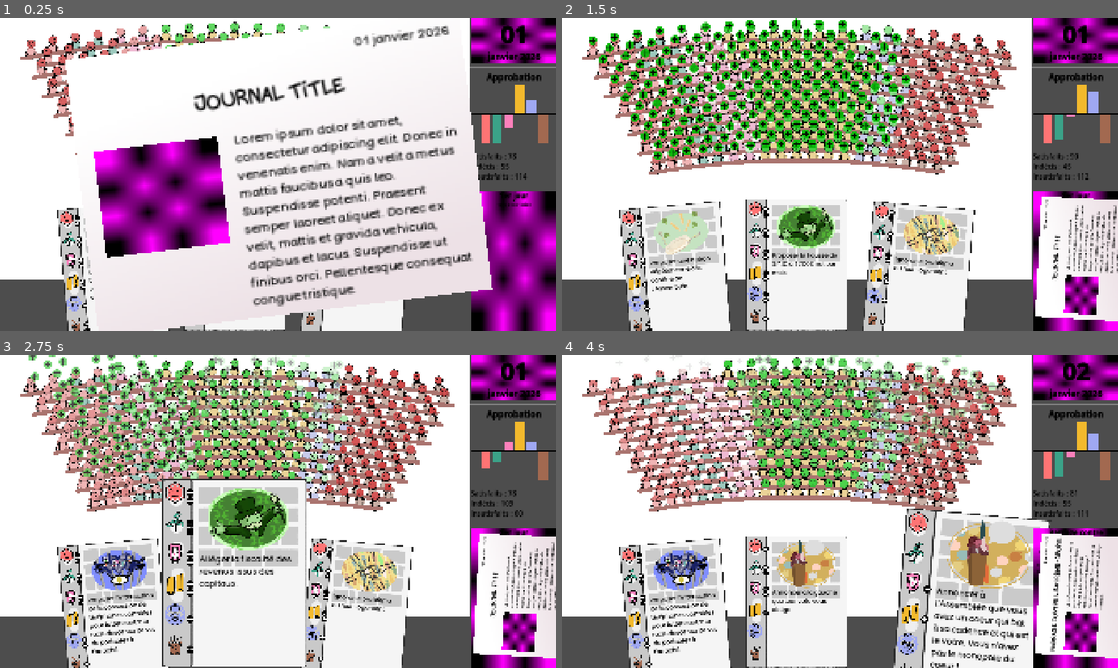
Above: before the commit, frames 1-4 (two rows, left to right).
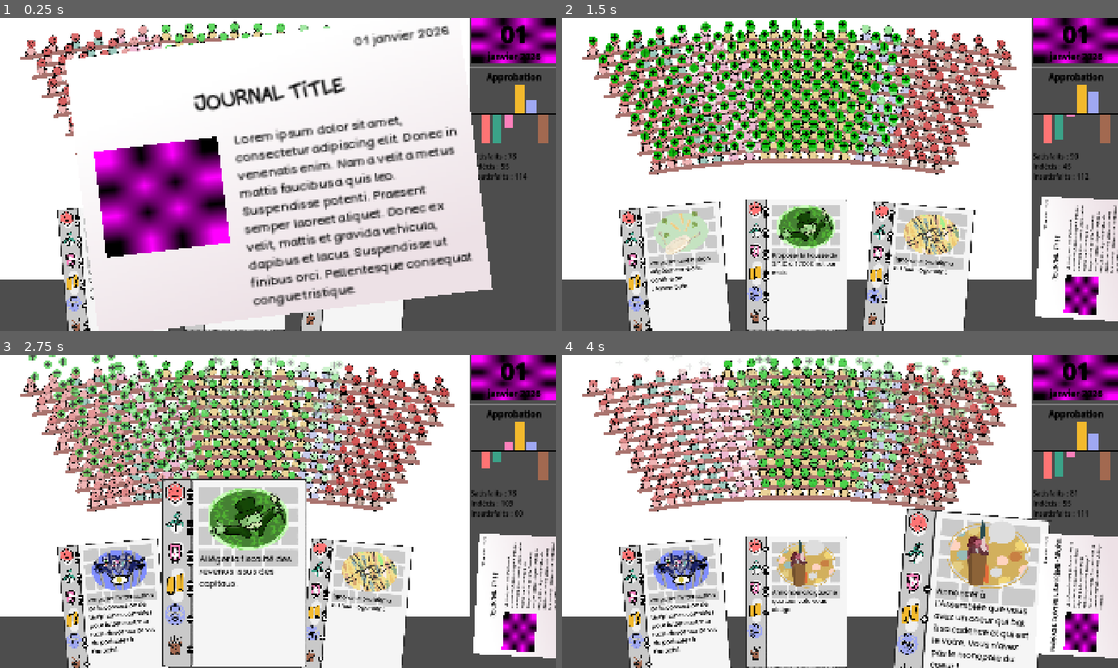
Above: after the commit, the same moments.

Repository: remimorvan/assemblee-nationale-simulator
Game: Godot game, scene res://scenes/game.tscn
The game is run twice, just before and just after one commit, with the same random seed, the same clock (stepped at 60 frames per second) and the same inputs.
Inputs (mouse positions are in pixels of both pictures, inside the frame that each line leads up to):
- Up to frame 1 (0.25 s): no input
- Up to frame 2 (1.5 s): tap Enter at 0.5 s; move the mouse to (1073, 115) at 0.52 s; click (1073, 115) at 0.67 s; tap Space at 1.25 s; move the mouse to (673, 271) at 1.27 s; click (673, 271) at 1.42 s
- Up to frame 3 (2.75 s): move the mouse to (233, 602) at 2.02 s; click (233, 602) at 2.17 s
- Up to frame 4 (4 s): move the mouse to (917, 608) at 2.77 s; click (917, 608) at 2.92 s; move the mouse to (967, 608) at 3.52 s; click (967, 608) at 3.67 s

The runs differ from the first frame. In frame 1, 5.9% of the frame differs, in the area x 84-100%, y 55-100%; in frame 2, 1.3%; in frame 3, 1.3%; in frame 4, 1.3%.

Commit message:
Journal -> JournalLarge

Diff:
--- a/scenes/game.tscn
+++ b/scenes/game.tscn
@@ -1,12 +1,11 @@
-[gd_scene load_steps=9 format=3 uid="uid://velnx8vw6r6u"]
+[gd_scene load_steps=8 format=3 uid="uid://velnx8vw6r6u"]
 
 [ext_resource type="PackedScene" uid="uid://bf3fndiyasfyq" path="res://scenes/player.tscn" id="1_uwrxv"]
 [ext_resource type="PackedScene" uid="uid://d1voxmvhe7xmt" path="res://scenes/hemicycle.tscn" id="2_yqjtg"]
-[ext_resource type="PackedScene" uid="uid://didoyh5qajy65" path="res://scenes/journal.tscn" id="3_iywne"]
 [ext_resource type="PackedScene" uid="uid://bqeoj11e5kq1" path="res://scenes/deck.tscn" id="3_lnu2h"]
 [ext_resource type="PackedScene" path="res://scenes/plot.tscn" id="4_lbhrr"]
-[ext_resource type="PackedScene" uid="uid://cpdinrv8yds4b" path="res://scenes/journal_large.tscn" id="6_p57ef"]
-[ext_resource type="Script" uid="uid://dmafeh1bsc5qf" path="res://scripts/journal_large.gd" id="7_u5sy4"]
+[ext_resource type="PackedScene" uid="uid://cpdinrv8yds4b" path="res://scenes/journal.tscn" id="6_p57ef"]
+[ext_resource type="Script" uid="uid://dmafeh1bsc5qf" path="res://scripts/journal.gd" id="7_u5sy4"]
 
 [sub_resource type="PlaceholderTexture2D" id="PlaceholderTexture2D_lnu2h"]
 
@@ -80,15 +79,12 @@
 custom_minimum_size = Vector2(0, 20)
 layout_mode = 2
 
-[node name="Journal" parent="HBoxContainer/VBoxContainer" instance=ExtResource("3_iywne")]
-layout_mode = 2
-
 [node name="Deck" parent="." instance=ExtResource("3_lnu2h")]
 
 [node name="Player" parent="." instance=ExtResource("1_uwrxv")]
 z_as_relative = false
 
-[node name="JournalLarge" parent="." instance=ExtResource("6_p57ef")]
+[node name="Journal" parent="." instance=ExtResource("6_p57ef")]
 z_index = 4096
 position = Vector2(960, 540)
 scale = Vector2(2.3, 2.3)
--- a/scenes/journal.tscn
+++ b/scenes/journal.tscn
@@ -1,55 +1,98 @@
-[gd_scene load_steps=3 format=3 uid="uid://didoyh5qajy65"]
+[gd_scene load_steps=11 format=3 uid="uid://cpdinrv8yds4b"]
 
-[ext_resource type="Script" uid="uid://cluw0womslnip" path="res://scripts/journal.gd" id="1_shkwb"]
+[ext_resource type="FontFile" uid="uid://usk4ucaxtgwp" path="res://assets/card/Monicacomic.ttf" id="2_ha22r"]
+[ext_resource type="FontFile" uid="uid://0pyo548st5e1" path="res://assets/card/BadComic-Regular.ttf" id="3_hlh6y"]
+[ext_resource type="AudioStream" uid="uid://cl3byex3m3brk" path="res://assets/sounds/JDSherbert - Tabletop Games SFX Pack - Paper Flip - 1.mp3" id="3_t4w66"]
 
-[sub_resource type="PlaceholderTexture2D" id="PlaceholderTexture2D_5bwne"]
+[sub_resource type="GDScript" id="GDScript_qysr8"]
+script/source = "extends Node2D
 
-[node name="Journal" type="Control"]
-z_index = 1000
-z_as_relative = false
-layout_mode = 3
-anchors_preset = 15
-anchor_right = 1.0
-anchor_bottom = 1.0
-grow_horizontal = 2
-grow_vertical = 2
-size_flags_horizontal = 3
-size_flags_vertical = 3
-script = ExtResource("1_shkwb")
 
-[node name="RichTextLabel" type="RichTextLabel" parent="."]
-clip_contents = false
-layout_mode = 1
-anchors_preset = 15
-anchor_right = 1.0
-anchor_bottom = 1.0
-grow_horizontal = 2
-grow_vertical = 2
-bbcode_enabled = true
-text = "[center][color=black][font_size=25][b]1er jour
-[/b]Description"
-fit_content = true
 
-[node name="Background" type="TextureRect" parent="."]
-z_index = -1
-layout_mode = 1
-anchors_preset = 15
-anchor_right = 1.0
-anchor_bottom = 1.0
-grow_horizontal = 2
-grow_vertical = 2
-texture = SubResource("PlaceholderTexture2D_5bwne")
-expand_mode = 5
+func _on_input_event(viewport: Node, event: InputEvent, shape_idx: int) -> void:
+	pass # Replace with function body.
+"
 
-[node name="Image" type="TextureRect" parent="."]
-layout_mode = 1
-anchors_preset = 7
-anchor_left = 0.5
-anchor_top = 1.0
-anchor_right = 0.5
-anchor_bottom = 1.0
-offset_left = -20.0
-offset_top = -40.0
-offset_right = 20.0
-grow_horizontal = 2
-grow_vertical = 0
+[sub_resource type="RectangleShape2D" id="RectangleShape2D_t4w66"]
+size = Vector2(594.421, 418.561)
+
+[sub_resource type="Gradient" id="Gradient_iyd0d"]
+colors = PackedColorArray(0.929412, 0.882353, 0.901961, 1, 1, 1, 1, 1)
+
+[sub_resource type="GradientTexture2D" id="GradientTexture2D_41jfq"]
+gradient = SubResource("Gradient_iyd0d")
+fill_from = Vector2(0.600427, 0.944444)
+fill_to = Vector2(0.307692, 0.162393)
+
+[sub_resource type="ViewportTexture" id="ViewportTexture_ovxar"]
+
+[sub_resource type="LabelSettings" id="LabelSettings_fiay6"]
+line_spacing = 0.0
+font = ExtResource("2_ha22r")
+font_size = 38
+font_color = Color(0, 0, 0, 1)
+
+[sub_resource type="LabelSettings" id="LabelSettings_qqwlt"]
+line_spacing = 2.0
+font = ExtResource("3_hlh6y")
+font_size = 20
+font_color = Color(0, 0, 0, 1)
+
+[node name="JournalLarge" type="Area2D"]
+process_mode = 3
+rotation = -0.122173
+script = SubResource("GDScript_qysr8")
+
+[node name="CollisionShape2D" type="CollisionShape2D" parent="."]
+position = Vector2(0.55715, -0.435379)
+scale = Vector2(1, 1)
+shape = SubResource("RectangleShape2D_t4w66")
+
+[node name="TextureRect" type="TextureRect" parent="."]
+offset_left = -297.0
+offset_top = -210.0
+offset_right = 298.0
+offset_bottom = 209.0
+texture = SubResource("GradientTexture2D_41jfq")
+
+[node name="image" type="TextureRect" parent="."]
+offset_left = -270.67
+offset_top = -68.4969
+offset_right = -84.0029
+offset_bottom = 91.5031
+texture = SubResource("ViewportTexture_ovxar")
+
+[node name="title" type="Label" parent="."]
+offset_left = -282.0
+offset_top = -167.0
+offset_right = 288.0
+offset_bottom = -78.0
+text = "Journal title"
+label_settings = SubResource("LabelSettings_fiay6")
+horizontal_alignment = 1
+vertical_alignment = 1
+autowrap_mode = 3
+
+[node name="content" type="Label" parent="."]
+offset_left = -61.0
+offset_top = -73.0
+offset_right = 278.0
+offset_bottom = 192.0
+text = "Lorem ipsum dolor sit amet, consectetur adipiscing elit. Donec in venenatis enim. Nam a velit a metus mattis faucibus a quis leo. Suspendisse potenti. Praesent semper laoreet aliquet. Donec ex velit, mattis et gravida vehicula, dapibus et lacus. Suspendisse ut finibus orci. Pellentesque consequat congue tristique."
+label_settings = SubResource("LabelSettings_qqwlt")
+autowrap_mode = 3
+
+[node name="date" type="Label" parent="."]
+offset_left = 131.731
+offset_top = -197.955
+offset_right = 280.731
+offset_bottom = -172.955
+text = "01 janvier 2026"
+label_settings = SubResource("LabelSettings_qqwlt")
+horizontal_alignment = 2
+autowrap_mode = 3
+
+[node name="JournalSound" type="AudioStreamPlayer2D" parent="."]
+stream = ExtResource("3_t4w66")
+
+[connection signal="input_event" from="." to="." method="_on_input_event"]
--- a/scenes/journal_large.tscn
+++ /dev/null
@@ -1,98 +0,0 @@
-[gd_scene load_steps=11 format=3 uid="uid://cpdinrv8yds4b"]
-
-[ext_resource type="FontFile" uid="uid://usk4ucaxtgwp" path="res://assets/card/Monicacomic.ttf" id="2_ha22r"]
-[ext_resource type="FontFile" uid="uid://0pyo548st5e1" path="res://assets/card/BadComic-Regular.ttf" id="3_hlh6y"]
-[ext_resource type="AudioStream" uid="uid://cl3byex3m3brk" path="res://assets/sounds/JDSherbert - Tabletop Games SFX Pack - Paper Flip - 1.mp3" id="3_t4w66"]
-
-[sub_resource type="GDScript" id="GDScript_qysr8"]
-script/source = "extends Node2D
-
-
-
-func _on_input_event(viewport: Node, event: InputEvent, shape_idx: int) -> void:
-	pass # Replace with function body.
-"
-
-[sub_resource type="RectangleShape2D" id="RectangleShape2D_t4w66"]
-size = Vector2(594.421, 418.561)
-
-[sub_resource type="Gradient" id="Gradient_iyd0d"]
-colors = PackedColorArray(0.929412, 0.882353, 0.901961, 1, 1, 1, 1, 1)
-
-[sub_resource type="GradientTexture2D" id="GradientTexture2D_41jfq"]
-gradient = SubResource("Gradient_iyd0d")
-fill_from = Vector2(0.600427, 0.944444)
-fill_to = Vector2(0.307692, 0.162393)
-
-[sub_resource type="ViewportTexture" id="ViewportTexture_ovxar"]
-
-[sub_resource type="LabelSettings" id="LabelSettings_fiay6"]
-line_spacing = 0.0
-font = ExtResource("2_ha22r")
-font_size = 38
-font_color = Color(0, 0, 0, 1)
-
-[sub_resource type="LabelSettings" id="LabelSettings_qqwlt"]
-line_spacing = 2.0
-font = ExtResource("3_hlh6y")
-font_size = 20
-font_color = Color(0, 0, 0, 1)
-
-[node name="JournalLarge" type="Area2D"]
-process_mode = 3
-rotation = -0.122173
-script = SubResource("GDScript_qysr8")
-
-[node name="CollisionShape2D" type="CollisionShape2D" parent="."]
-position = Vector2(0.55715, -0.435379)
-scale = Vector2(1, 1)
-shape = SubResource("RectangleShape2D_t4w66")
-
-[node name="TextureRect" type="TextureRect" parent="."]
-offset_left = -297.0
-offset_top = -210.0
-offset_right = 298.0
-offset_bottom = 209.0
-texture = SubResource("GradientTexture2D_41jfq")
-
-[node name="image" type="TextureRect" parent="."]
-offset_left = -270.67
-offset_top = -68.4969
-offset_right = -84.0029
-offset_bottom = 91.5031
-texture = SubResource("ViewportTexture_ovxar")
-
-[node name="title" type="Label" parent="."]
-offset_left = -282.0
-offset_top = -167.0
-offset_right = 288.0
-offset_bottom = -78.0
-text = "Journal title"
-label_settings = SubResource("LabelSettings_fiay6")
-horizontal_alignment = 1
-vertical_alignment = 1
-autowrap_mode = 3
-
-[node name="content" type="Label" parent="."]
-offset_left = -61.0
-offset_top = -73.0
-offset_right = 278.0
-offset_bottom = 192.0
-text = "Lorem ipsum dolor sit amet, consectetur adipiscing elit. Donec in venenatis enim. Nam a velit a metus mattis faucibus a quis leo. Suspendisse potenti. Praesent semper laoreet aliquet. Donec ex velit, mattis et gravida vehicula, dapibus et lacus. Suspendisse ut finibus orci. Pellentesque consequat congue tristique."
-label_settings = SubResource("LabelSettings_qqwlt")
-autowrap_mode = 3
-
-[node name="date" type="Label" parent="."]
-offset_left = 131.731
-offset_top = -197.955
-offset_right = 280.731
-offset_bottom = -172.955
-text = "01 janvier 2026"
-label_settings = SubResource("LabelSettings_qqwlt")
-horizontal_alignment = 2
-autowrap_mode = 3
-
-[node name="JournalSound" type="AudioStreamPlayer2D" parent="."]
-stream = ExtResource("3_t4w66")
-
-[connection signal="input_event" from="." to="." method="_on_input_event"]
--- a/scripts/journal.gd
+++ b/scripts/journal.gd
@@ -1,15 +1,39 @@
-extends Control
+extends Area2D
 
-@onready var Text: Control = $RichTextLabel
+@onready var Title: Label = $title
+@onready var Content: Label = $content
+@onready var Date: Label = $date
+@onready var Illustration: TextureRect = $image
+@onready var Player: Node2D = $"../Player"
 
-func _ready() -> void:
-	update("1er jour","1ere description","")
-
-func update(title: String, desc: String, image_name: String):
-	Text.bbcode_text = "[center][color=black][font_size=25][b]%s
-[/b][font_size=15]%s" % [title,desc]
+func update(title: String, desc: String, image_name: String, day: int):
+	Title.text = title
+	Content.text = desc
+	Date.text = str(day)+" janvier 2026"
 	var image_path = "res://assets/card/illustrations/"+image_name
 	if ResourceLoader.exists(image_path):
-		$Image.texture = load(image_path)
+		Illustration.texture = load(image_path)
 	else:
 		print("Texture not found: " + image_path)
+
+func show_journal() -> void:
+	Player.is_journal_showed = true
+	self.position = get_viewport().get_visible_rect().size/2
+	self.scale = Vector2(2.3, 2.3)
+	self.rotation_degrees = -7
+	$"JournalSound".play()
+
+func hide_journal() -> void:
+	self.scale = Vector2(0.7, 0.7)
+	self.position.x = 1790
+	self.position.y = 830
+	self.rotation_degrees = -87
+	Player.is_journal_showed = false
+	$"JournalSound".play()
+
+func _on_input_event(viewport: Node, event: InputEvent, shape_idx: int) -> void:
+	if event is InputEventMouseButton and event.is_pressed() and event.button_index == MOUSE_BUTTON_LEFT:
+		if Player.is_journal_showed:
+			hide_journal()
+		else:
+			show_journal()
--- a/scripts/journal_large.gd
+++ /dev/null
@@ -1,39 +0,0 @@
-extends Area2D
-
-@onready var Title: Label = $title
-@onready var Content: Label = $content
-@onready var Date: Label = $date
-@onready var Illustration: TextureRect = $image
-@onready var Player: Node2D = $"../Player"
-
-func update(title: String, desc: String, image_name: String, day: int):
-	Title.text = title
-	Content.text = desc
-	Date.text = str(day)+" janvier 2026"
-	var image_path = "res://assets/card/illustrations/"+image_name
-	if ResourceLoader.exists(image_path):
-		Illustration.texture = load(image_path)
-	else:
-		print("Texture not found: " + image_path)
-
-func show_journal() -> void:
-	Player.is_journal_showed = true
-	self.position = get_viewport().get_visible_rect().size/2
-	self.scale = Vector2(2.3, 2.3)
-	self.rotation_degrees = -7
-	$"JournalSound".play()
-
-func hide_journal() -> void:
-	self.scale = Vector2(0.7, 0.7)
-	self.position.x = 1790
-	self.position.y = 830
-	self.rotation_degrees = -87
-	Player.is_journal_showed = false
-	$"JournalSound".play()
-
-func _on_input_event(viewport: Node, event: InputEvent, shape_idx: int) -> void:
-	if event is InputEventMouseButton and event.is_pressed() and event.button_index == MOUSE_BUTTON_LEFT:
-		if Player.is_journal_showed:
-			hide_journal()
-		else:
-			show_journal()
--- a/scripts/player.gd
+++ b/scripts/player.gd
@@ -1,9 +1,8 @@
 extends Node2D
 @onready var Deck: Node2D = $"../Deck"
-@onready var Journal: Control = $"../HBoxContainer/VBoxContainer/Journal"
 @onready var CalendarText: Control = $"../HBoxContainer/VBoxContainer/CalendarLabel"
 @onready var Hemicycle: Control = $"../HBoxContainer/Hemicycle"
-@onready var JournalLarge: Node2D = $"../JournalLarge"
+@onready var Journal: Node2D = $"../Journal"
 @export var card: PackedScene
 
 
@@ -172,12 +171,9 @@
 		mp.present = true
 		mp.visible = true
 	Hemicycle.update_plot()
-	CalendarText.bbcode_text = "[center][b][color=black][center][font_size=80]0%s[/font_size]
-[font_size=30]janvier 2026"%str(get_current_day())
 	if special_event:
-		Journal.update(special_event["title"],special_event["description"],"")
-		JournalLarge.update(special_event["title"],special_event["description"],special_event["image"],get_current_day())
-		JournalLarge.show_journal()
+		Journal.update(special_event["title"],special_event["description"],special_event["image"],get_current_day())
+		Journal.show_journal()
 		trigger_special_event(special_event["id"])
 		special_event = null
 		declared_special_event_this_turn = false
Not shown, changed: scripts/journal.gd.uid
Not shown, removed: scripts/journal_large.gd.uid
